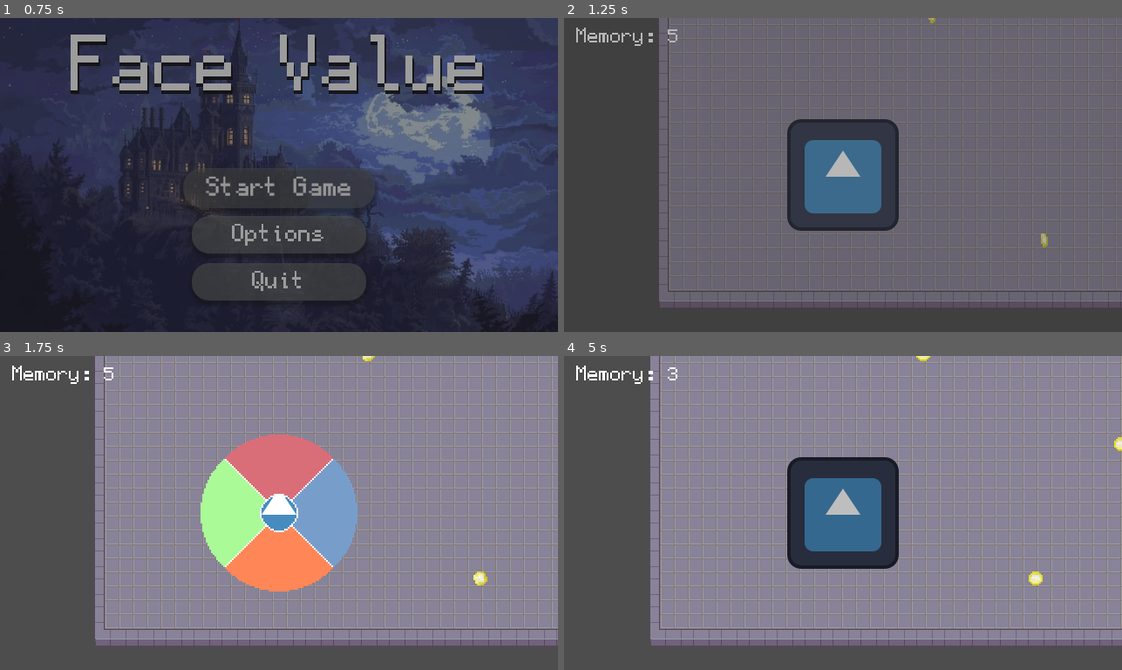
Above: before the commit, frames 1-4 (two rows, left to right).
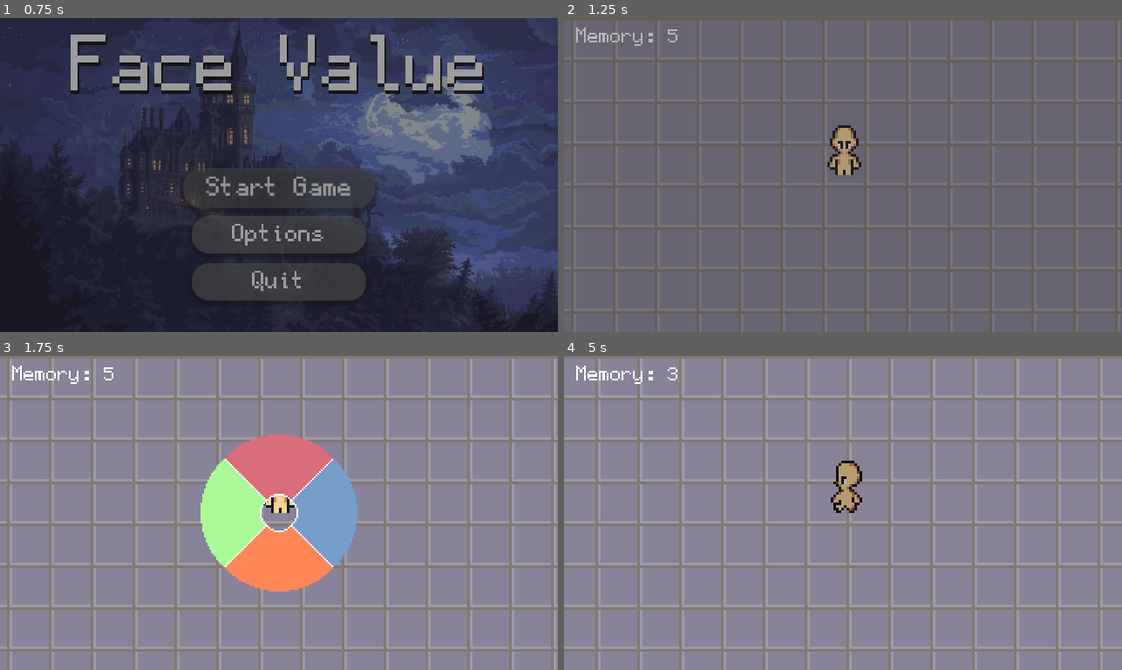
Above: after the commit, the same moments.

Repository: FastEverLast/testgame
Game: Godot game, scene res://scenes/menu/main_menu.tscn
Two runs of this game, one before a commit and one after it. Both use one fixed random seed, a clock stepped at 60 frames per second and the inputs below. The engine's default icon, where the game draws it, is replaced by a stand-in: a white triangle on a blue panel in a dark square.
Inputs (mouse positions are in pixels of both pictures, inside the frame that each line leads up to):
- Up to frame 1 (0.75 s): click "Start Game" at 0.5 s
- Up to frame 2 (1.25 s): no input
- Up to frame 3 (1.75 s): move the mouse to (401, 497) at 1.27 s; hold D (move_right) from 1.28 s (still down); hold Shift (wheel_open) from 1.28 s (still down); click (401, 497) at 1.42 s
- Up to frame 4 (5 s): release D (move_right) at 2 s; release Shift (wheel_open) at 2 s; drag from (731, 528) to (1043, 578) at 2.02 s; move the mouse to (898, 443) at 2.77 s; hold D (move_right) 2.78-3.5 s; hold 3 (form_cat) 2.78-3.5 s; tap Shift (wheel_open) at 3.05, 4.55 s; drag from (815, 575) to (675, 465) at 3.52 s; move the mouse to (1010, 560) at 4.27 s; hold A (move_left) from 4.28 s (still down); hold 4 (form_statue) from 4.28 s (still down)

Frame 1 is identical in both runs. In frame 2, 33% of the frame differs, in the area x 0-100%, y 0-100%; in frame 3, 38%; in frame 4, 46%.

Commit message:
working player

Diff:
--- a/scenes/fragment/fragment.tscn
+++ b/scenes/fragment/fragment.tscn
@@ -60,17 +60,20 @@
 scale = Vector2(2, 2)
 collision_layer = 16
 script = ExtResource("1_h7my7")
+metadata/_tc_uuid = "1906401528075340749"
 
 [node name="CollisionShape2D" type="CollisionShape2D" parent="." unique_id=2073363677]
 shape = SubResource("CircleShape2D_rbs2f")
 metadata/_tc_offline_added = true
+metadata/_tc_uuid = "4914791197471270540"
 
 [node name="AnimatedSprite2D" type="AnimatedSprite2D" parent="." unique_id=1877575148]
 texture_filter = 1
 sprite_frames = SubResource("SpriteFrames_eu66n")
 animation = &"fragment"
 autoplay = "fragment"
-frame_progress = 0.74471104
+frame_progress = 0.6497355
 metadata/_tc_offline_added = true
+metadata/_tc_uuid = "855079209550903134"
 
 [connection signal="body_entered" from="." to="." method="_on_body_entered"]
--- a/scenes/player/player.gd
+++ b/scenes/player/player.gd
@@ -1,12 +1,30 @@
 extends CharacterBody2D
 
-@export var speed := 300
-@onready var sprite: Sprite2D = $Sprite2D
+@export var speed := 200
+@onready var sprite: AnimatedSprite2D = $AnimatedSprite2D
 var last_direction: Vector2 = Vector2.DOWN
 
 func _ready() -> void:
 	GameState.form_changed.connect(_on_form_changed)
 	_on_form_changed(GameState.current_form)
+
+func _update_animation(direction : Vector2):
+	var dir_name : String
+	if abs(last_direction.x) > abs(last_direction.y):
+		if last_direction.x > 0:
+			dir_name = "right"
+		else:
+			dir_name = "left"
+	else:
+		if last_direction.y > 0:
+			dir_name = "down"
+		else:
+			dir_name = "up"
+
+	if direction != Vector2.ZERO:
+		sprite.play("walk_" + dir_name)
+	else:
+		sprite.play("idle_" + dir_name)
 
 func _on_form_changed(form):
 	match form:
@@ -28,6 +46,7 @@
 			last_direction = direction.normalized()
 
 		move_and_slide()
+		_update_animation(direction)
 
 func _unhandled_input(event: InputEvent) -> void:
 	if event.is_action_pressed("form_base"):
--- a/scenes/player/player.tscn
+++ b/scenes/player/player.tscn
@@ -1,10 +1,161 @@
 [gd_scene format=3 uid="uid://dwr53o88up1lx"]
 
 [ext_resource type="Script" uid="uid://dcq073p1tqi6w" path="res://scenes/player/player.gd" id="1_dovo2"]
-[ext_resource type="Texture2D" uid="uid://bdv2b5j331kmj" path="res://icon.svg" id="2_gmlin"]
+[ext_resource type="Texture2D" uid="uid://dyisnxw658ugx" path="res://assets/test_character/Run/Down/Base_run_down_1.png" id="2_007i1"]
+[ext_resource type="Texture2D" uid="uid://duasng8w7eyni" path="res://assets/test_character/Run/Left/base_run_left_1.png" id="3_6cv16"]
+[ext_resource type="Texture2D" uid="uid://btqg7sfu2hihu" path="res://assets/test_character/Run/Right/base_run_right_1.png" id="4_j4nxn"]
+[ext_resource type="Texture2D" uid="uid://3mdc2jpx4vjb" path="res://assets/test_character/Run/Up/Base_run_up_1.png" id="5_28m0y"]
+[ext_resource type="Texture2D" uid="uid://d3csa5ny1rigl" path="res://assets/test_character/Run/Down/Base_run_down_2.png" id="6_uniwh"]
+[ext_resource type="Texture2D" uid="uid://cjs0g2jctbx3u" path="res://assets/test_character/Run/Down/Base_run_down_3.png" id="7_iqsei"]
+[ext_resource type="Texture2D" uid="uid://bxwkhpr1ljexg" path="res://assets/test_character/Run/Down/Base_run_down_4.png" id="8_tffgl"]
+[ext_resource type="Texture2D" uid="uid://be43o7btnlflm" path="res://assets/test_character/Run/Down/Base_run_down_5.png" id="9_pk8ii"]
+[ext_resource type="Texture2D" uid="uid://baclqmg05e07g" path="res://assets/test_character/Run/Down/Base_run_down_6.png" id="10_5mf0n"]
+[ext_resource type="Texture2D" uid="uid://co681f3rni0yh" path="res://assets/test_character/Run/Left/base_run_left_2.png" id="11_4hvnv"]
+[ext_resource type="Texture2D" uid="uid://dsafuo720d4g3" path="res://assets/test_character/Run/Left/base_run_left_3.png" id="12_bbmj2"]
+[ext_resource type="Texture2D" uid="uid://d1okrlcidr4te" path="res://assets/test_character/Run/Left/base_run_left_4.png" id="13_kxw46"]
+[ext_resource type="Texture2D" uid="uid://b2gr7hdqljtvx" path="res://assets/test_character/Run/Left/base_run_left_5.png" id="14_8qxvo"]
+[ext_resource type="Texture2D" uid="uid://dmqjl5bbjjwmn" path="res://assets/test_character/Run/Left/base_run_left_6.png" id="15_5q8fn"]
+[ext_resource type="Texture2D" uid="uid://d0ayctrtgc7st" path="res://assets/test_character/Run/Right/base_run_right_2.png" id="16_wva7c"]
+[ext_resource type="Texture2D" uid="uid://bnbtjgli3sxrr" path="res://assets/test_character/Run/Right/base_run_right_3.png" id="17_7obkq"]
+[ext_resource type="Texture2D" uid="uid://d27al8qhypsbj" path="res://assets/test_character/Run/Right/base_run_right_4.png" id="18_vo27k"]
+[ext_resource type="Texture2D" uid="uid://br8ba0ev8mnoc" path="res://assets/test_character/Run/Right/base_run_right_5.png" id="19_genst"]
+[ext_resource type="Texture2D" uid="uid://cupepjca7ut3l" path="res://assets/test_character/Run/Right/base_run_right_6.png" id="20_niom3"]
+[ext_resource type="Texture2D" uid="uid://b2uby7kq1ewk6" path="res://assets/test_character/Run/Up/Base_run_up_2.png" id="21_ttakn"]
+[ext_resource type="Texture2D" uid="uid://dd2v5xglplpc7" path="res://assets/test_character/Run/Up/Base_run_up_3.png" id="22_rw8a5"]
+[ext_resource type="Texture2D" uid="uid://dhpa2dxmhqk30" path="res://assets/test_character/Run/Up/Base_run_up_4.png" id="23_iwuka"]
+[ext_resource type="Texture2D" uid="uid://bgdbwwgpf5swl" path="res://assets/test_character/Run/Up/Base_run_up_5.png" id="24_hyqqp"]
+[ext_resource type="Texture2D" uid="uid://ccvttmlprxj7d" path="res://assets/test_character/Run/Up/Base_run_up_6.png" id="25_ds1xl"]
 
-[sub_resource type="RectangleShape2D" id="RectangleShape2D_eu66n"]
-size = Vector2(128, 127)
+[sub_resource type="SpriteFrames" id="SpriteFrames_eu66n"]
+animations = [{
+"frames": [{
+"duration": 1.0,
+"texture": ExtResource("2_007i1")
+}],
+"loop": 1,
+"name": &"idle_down",
+"speed": 10.0
+}, {
+"frames": [{
+"duration": 1.0,
+"texture": ExtResource("3_6cv16")
+}],
+"loop": 1,
+"name": &"idle_left",
+"speed": 10.0
+}, {
+"frames": [{
+"duration": 1.0,
+"texture": ExtResource("4_j4nxn")
+}],
+"loop": 1,
+"name": &"idle_right",
+"speed": 10.0
+}, {
+"frames": [{
+"duration": 1.0,
+"texture": ExtResource("5_28m0y")
+}],
+"loop": 1,
+"name": &"idle_up",
+"speed": 10.0
+}, {
+"frames": [{
+"duration": 1.0,
+"texture": ExtResource("2_007i1")
+}, {
+"duration": 1.0,
+"texture": ExtResource("6_uniwh")
+}, {
+"duration": 1.0,
+"texture": ExtResource("7_iqsei")
+}, {
+"duration": 1.0,
+"texture": ExtResource("8_tffgl")
+}, {
+"duration": 1.0,
+"texture": ExtResource("9_pk8ii")
+}, {
+"duration": 1.0,
+"texture": ExtResource("10_5mf0n")
+}],
+"loop": 1,
+"name": &"walk_down",
+"speed": 10.0
+}, {
+"frames": [{
+"duration": 1.0,
+"texture": ExtResource("3_6cv16")
+}, {
+"duration": 1.0,
+"texture": ExtResource("11_4hvnv")
+}, {
+"duration": 1.0,
+"texture": ExtResource("12_bbmj2")
+}, {
+"duration": 1.0,
+"texture": ExtResource("13_kxw46")
+}, {
+"duration": 1.0,
+"texture": ExtResource("14_8qxvo")
+}, {
+"duration": 1.0,
+"texture": ExtResource("15_5q8fn")
+}],
+"loop": 1,
+"name": &"walk_left",
+"speed": 10.0
+}, {
+"frames": [{
+"duration": 1.0,
+"texture": ExtResource("4_j4nxn")
+}, {
+"duration": 1.0,
+"texture": ExtResource("16_wva7c")
+}, {
+"duration": 1.0,
+"texture": ExtResource("17_7obkq")
+}, {
+"duration": 1.0,
+"texture": ExtResource("18_vo27k")
+}, {
+"duration": 1.0,
+"texture": ExtResource("19_genst")
+}, {
+"duration": 1.0,
+"texture": ExtResource("20_niom3")
+}],
+"loop": 1,
+"name": &"walk_right",
+"speed": 10.0
+}, {
+"frames": [{
+"duration": 1.0,
+"texture": ExtResource("5_28m0y")
+}, {
+"duration": 1.0,
+"texture": ExtResource("21_ttakn")
+}, {
+"duration": 1.0,
+"texture": ExtResource("22_rw8a5")
+}, {
+"duration": 1.0,
+"texture": ExtResource("23_iwuka")
+}, {
+"duration": 1.0,
+"texture": ExtResource("24_hyqqp")
+}, {
+"duration": 1.0,
+"texture": ExtResource("25_ds1xl")
+}],
+"loop": 1,
+"name": &"walk_up",
+"speed": 10.0
+}]
+
+[sub_resource type="CapsuleShape2D" id="CapsuleShape2D_r1pee"]
+radius = 4.5
+height = 19.0
 
 [node name="CharacterBody2D" type="CharacterBody2D" unique_id=1894673584]
 collision_mask = 2
@@ -12,18 +163,21 @@
 script = ExtResource("1_dovo2")
 metadata/_tc_uuid = "1989091544495428667"
 
+[node name="AnimatedSprite2D" type="AnimatedSprite2D" parent="." unique_id=314815248]
+texture_filter = 1
+sprite_frames = SubResource("SpriteFrames_eu66n")
+animation = &"idle_up"
+offset = Vector2(0, -8)
+metadata/_tc_offline_added = true
+
 [node name="CollisionShape2D" type="CollisionShape2D" parent="." unique_id=2007712537]
-position = Vector2(0, 0.5)
-shape = SubResource("RectangleShape2D_eu66n")
+position = Vector2(0.5, -9.5)
+shape = SubResource("CapsuleShape2D_r1pee")
 metadata/_tc_offline_added = true
 metadata/_tc_uuid = "1389435197227948082"
 
-[node name="Sprite2D" type="Sprite2D" parent="." unique_id=1681018125]
-texture = ExtResource("2_gmlin")
-metadata/_tc_offline_added = true
-metadata/_tc_uuid = "1446378528900355734"
-
 [node name="Camera2D" type="Camera2D" parent="." unique_id=1865295162]
+zoom = Vector2(3, 3)
 process_callback = 0
 metadata/_tc_offline_added = true
 metadata/_tc_uuid = "1383486668470256463"
Binary file added: assets/test_character/Run/Down/Base_run_down_1.aseprite
Binary file added: assets/test_character/Run/Down/Base_run_down_1.png
Not shown, added: assets/test_character/Run/Down/Base_run_down_1.png.import
Binary file added: assets/test_character/Run/Down/Base_run_down_2.png
Not shown, added: assets/test_character/Run/Down/Base_run_down_2.png.import
Binary file added: assets/test_character/Run/Down/Base_run_down_3.png
Not shown, added: assets/test_character/Run/Down/Base_run_down_3.png.import
Binary file added: assets/test_character/Run/Down/Base_run_down_4.png
Not shown, added: assets/test_character/Run/Down/Base_run_down_4.png.import
Binary file added: assets/test_character/Run/Down/Base_run_down_5.png
Not shown, added: assets/test_character/Run/Down/Base_run_down_5.png.import
Binary file added: assets/test_character/Run/Down/Base_run_down_6.png
(and 37 more such lines)
